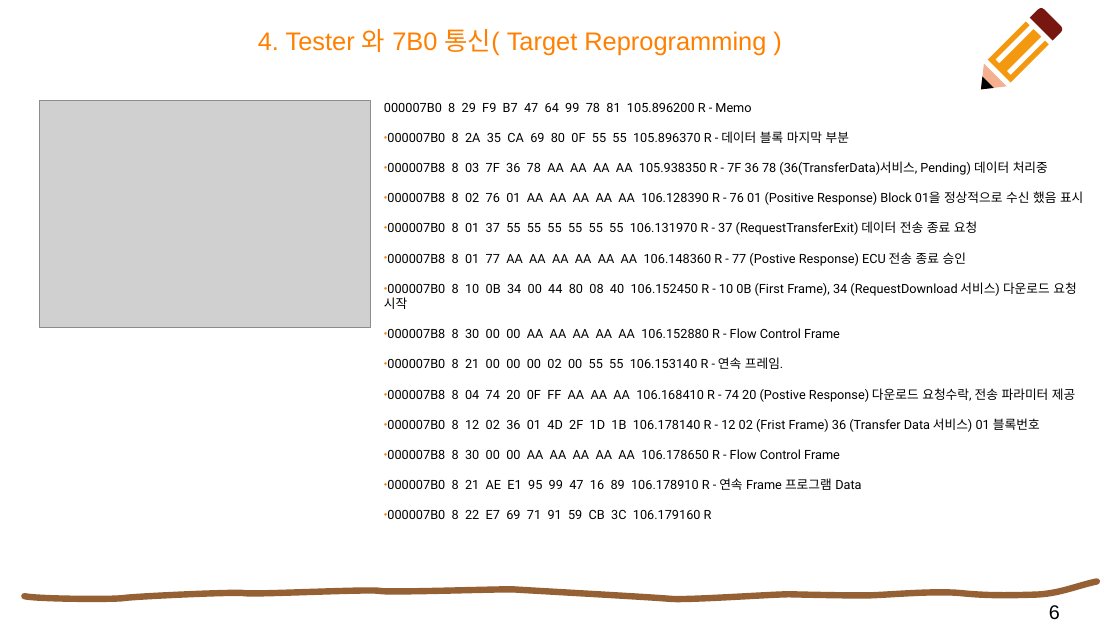
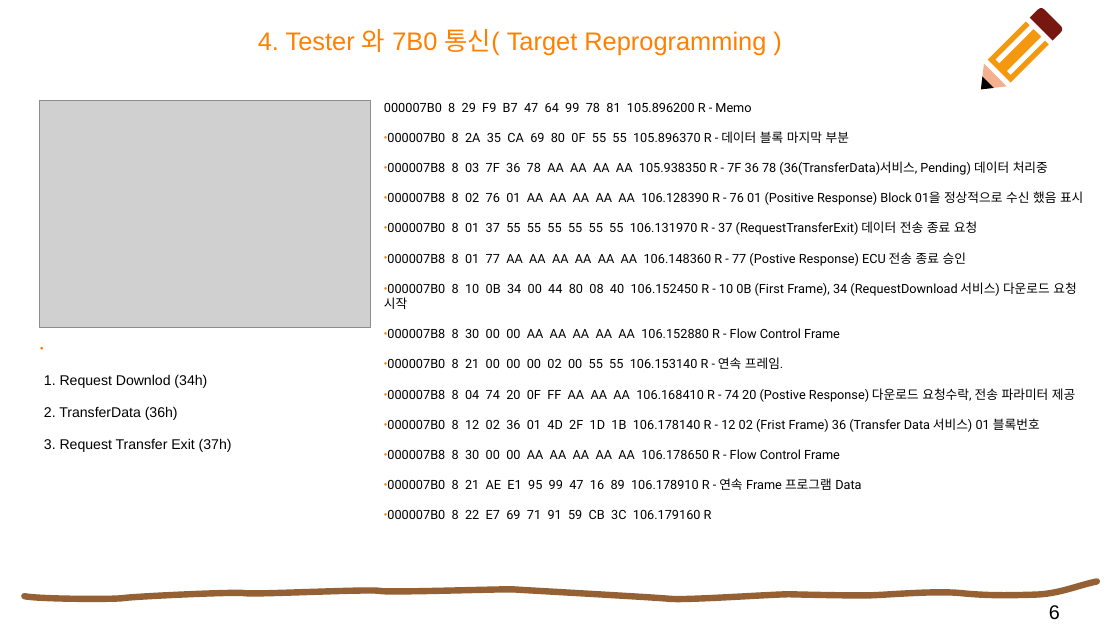
Before and after one commit to paladinhw/paladinhw, a slide deck: slide 6 of CANLOG_1.pptx. Drawn at 1120x630 pixels with LibreOffice and Linux fonts; fonts in the diff are those of the drawing; grey boxes stand for pictures. Boxes give left, top, right and bottom in pixels: in the first picture for what was removed or moved away, otherwise in the second. Text is boxed around its words. In the diff, an @@ line names an element or a change of style, - is before the commit and + after.

Commit message:
data 분석

```diff
--- a/CANLOG_1.pptx
+++ b/CANLOG_1.pptx
@@ text added at [44,374,232,452], 10 pt, text #000000 @@
+1. Request Downlod (34h)
+2. TransferData (36h)
+3. Request Transfer Exit (37h)
```
Also in this commit, not shown: 6 other slides changed, 1 other file.
